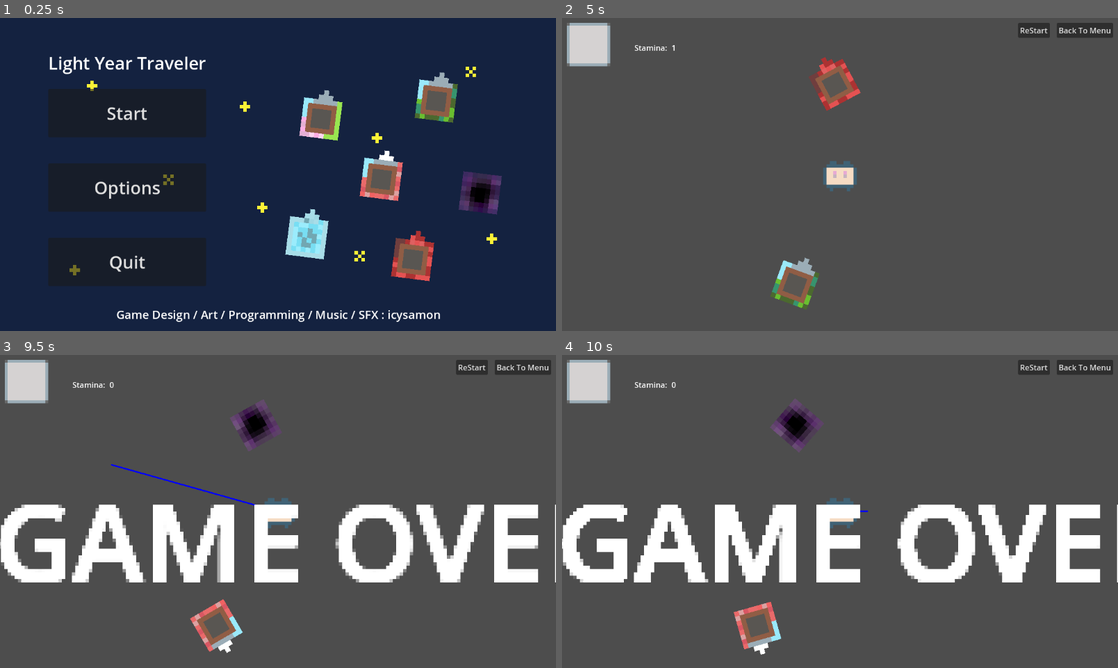
Above: before the commit, frames 1-4 (two rows, left to right).
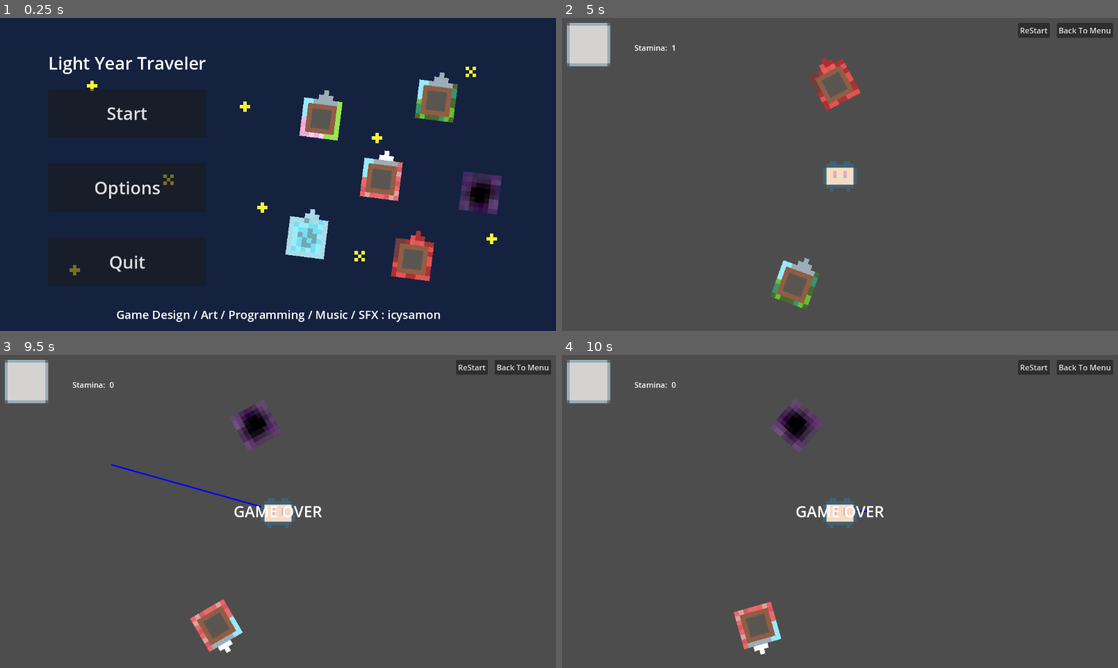
Above: after the commit, the same moments.

Repository: icysamon/LightYearsTraveler
Game: Godot game, scene res://scene/main/menu.tscn
The game is run twice, just before and just after one commit, with the same random seed, the same clock (stepped at 60 frames per second) and the same inputs.
Inputs (mouse positions are in pixels of both pictures, inside the frame that each line leads up to):
- Up to frame 1 (0.25 s): no input
- Up to frame 2 (5 s): click "Start" at 0.5 s; click "ReStart" at 1.25 s; click "ReStart" at 2 s; click "ReStart" at 2.75 s; click "Back To Menu" at 3.5 s; click "Start" at 4.25 s
- Up to frame 3 (9.5 s): move the mouse to (272, 420) at 5.02 s; press the mouse at (272, 420) at 5.03 s; move the mouse to (233, 655) at 5.77 s; release the mouse at (233, 655) at 5.78 s; click (233, 655) at 5.85 s; move the mouse to (333, 442) at 6.52 s; press the mouse at (333, 442) at 6.53 s; move the mouse to (250, 574) at 7.27 s; release the mouse at (250, 574) at 7.28 s; click (250, 574) at 7.35 s; move the mouse to (444, 558) at 8.02 s; press the mouse at (444, 558) at 8.03 s; move the mouse to (111, 464) at 8.77 s; release the mouse at (111, 464) at 8.78 s; click (111, 464) at 8.85 s
- Up to frame 4 (10 s): move the mouse to (867, 511) at 9.52 s; press the mouse at (867, 511) at 9.53 s

Frames 1-2 are identical in both runs. In frame 3, 12% of the frame differs, in the area x 0-100%, y 47-73%; in frame 4, 12%.

Commit message:
fix: game over ui index

Diff:
--- a/scene/child/animation_click.tscn
+++ b/scene/child/animation_click.tscn
@@ -4,7 +4,8 @@
 
 [node name="AnimationClick" type="TextureRect"]
 texture_filter = 1
-offset_right = 40.0
-offset_bottom = 40.0
-pivot_offset = Vector2(20, 20)
+offset_left = -20.0
+offset_top = -20.0
+offset_right = 20.0
+offset_bottom = 20.0
 texture = ExtResource("1_nn24a")
--- a/scene/child/game_over.tscn
+++ b/scene/child/game_over.tscn
@@ -4,12 +4,14 @@
 font_size = 32
 
 [node name="GameOver" type="Control"]
+texture_filter = 1
 layout_mode = 3
 anchors_preset = 15
 anchor_right = 1.0
 anchor_bottom = 1.0
 grow_horizontal = 2
 grow_vertical = 2
+mouse_filter = 1
 
 [node name="MarginContainer" type="MarginContainer" parent="."]
 layout_mode = 1
--- a/scene/main/global.tscn
+++ b/scene/main/global.tscn
@@ -7,6 +7,7 @@
 [ext_resource type="Resource" uid="uid://bug7l5esswclg" path="res://resource/event/beautiful_spring.tres" id="5_padxx"]
 [ext_resource type="Animation" uid="uid://cwarwfb3po1eh" path="res://resource/animation/click.tres" id="5_vkv1w"]
 [ext_resource type="PackedScene" uid="uid://bvy1en3oaaxpo" path="res://scene/child/animation_click.tscn" id="6_ffp2u"]
+[ext_resource type="Texture2D" uid="uid://d2fva8bch13el" path="res://assets/click/click1.png" id="8_gnuu0"]
 
 [sub_resource type="AnimationLibrary" id="AnimationLibrary_x414w"]
 _data = {
@@ -31,3 +32,8 @@
 }
 
 [node name="AnimationClick" parent="." instance=ExtResource("6_ffp2u")]
+offset_left = 0.0
+offset_top = 0.0
+offset_right = 16.0
+offset_bottom = 16.0
+texture = ExtResource("8_gnuu0")
--- a/scripts/global.gd
+++ b/scripts/global.gd
@@ -45,7 +45,6 @@
 		planet.speed_rotation = randf_range(-1.0, 1.0)
 		planet.position = Vector2(x, y)
 		planet.event = planet.event_array.pick_random()
-		print(planet.event)
 		add_child(planet)
 		if planet.get_planet:
 			planet.queue_free()
--- a/scripts/planet.gd
+++ b/scripts/planet.gd
@@ -145,7 +145,6 @@
 			var tip = TIP.instantiate()
 			tip.scale = Vector2.ONE * 0.5
 			get_tree().root.get_node("Node2D/Player/Camera2D").add_child(tip)
-			print(tip.position)
 	pass # Replace with function body.
 
 
--- a/scripts/player.gd
+++ b/scripts/player.gd
@@ -5,8 +5,12 @@
 var stamina : int = 1
 var area_name = "player"
 
+var flag_game_over : bool = false
+
 func _process(delta):
-	# game over
+	# set game over ui
 	var game_over = GAME_OVER.instantiate()
-	if stamina <= 0:
-		add_child(game_over)
+	if stamina <= 0 and !flag_game_over:
+		flag_game_over = true
+		$Camera2D/UI.add_child(game_over)
+		$Camera2D/UI.move_child(game_over, 0)
Not shown: 1 places in scene/main/global.tscn that only renumber resources
